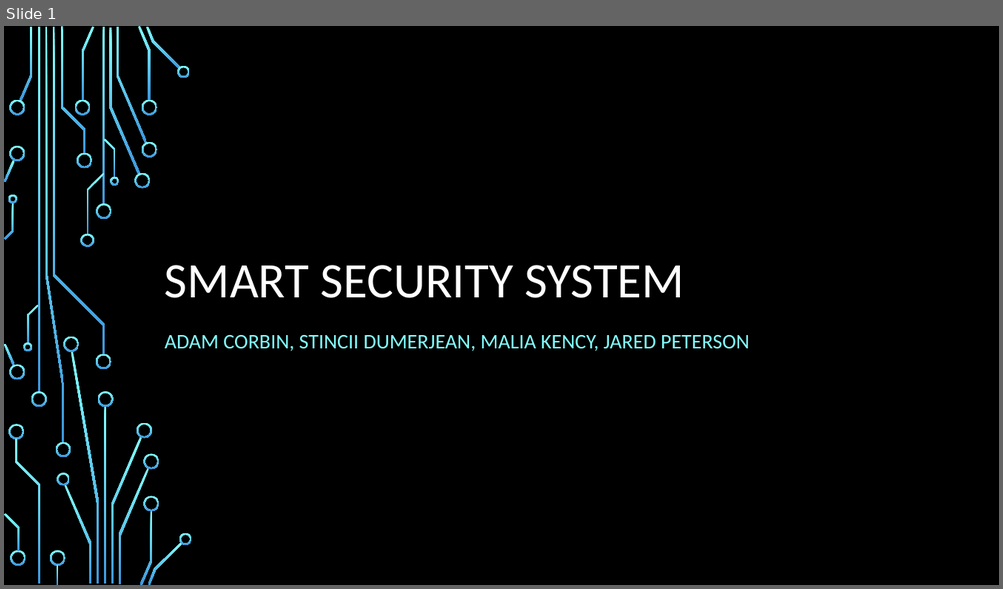
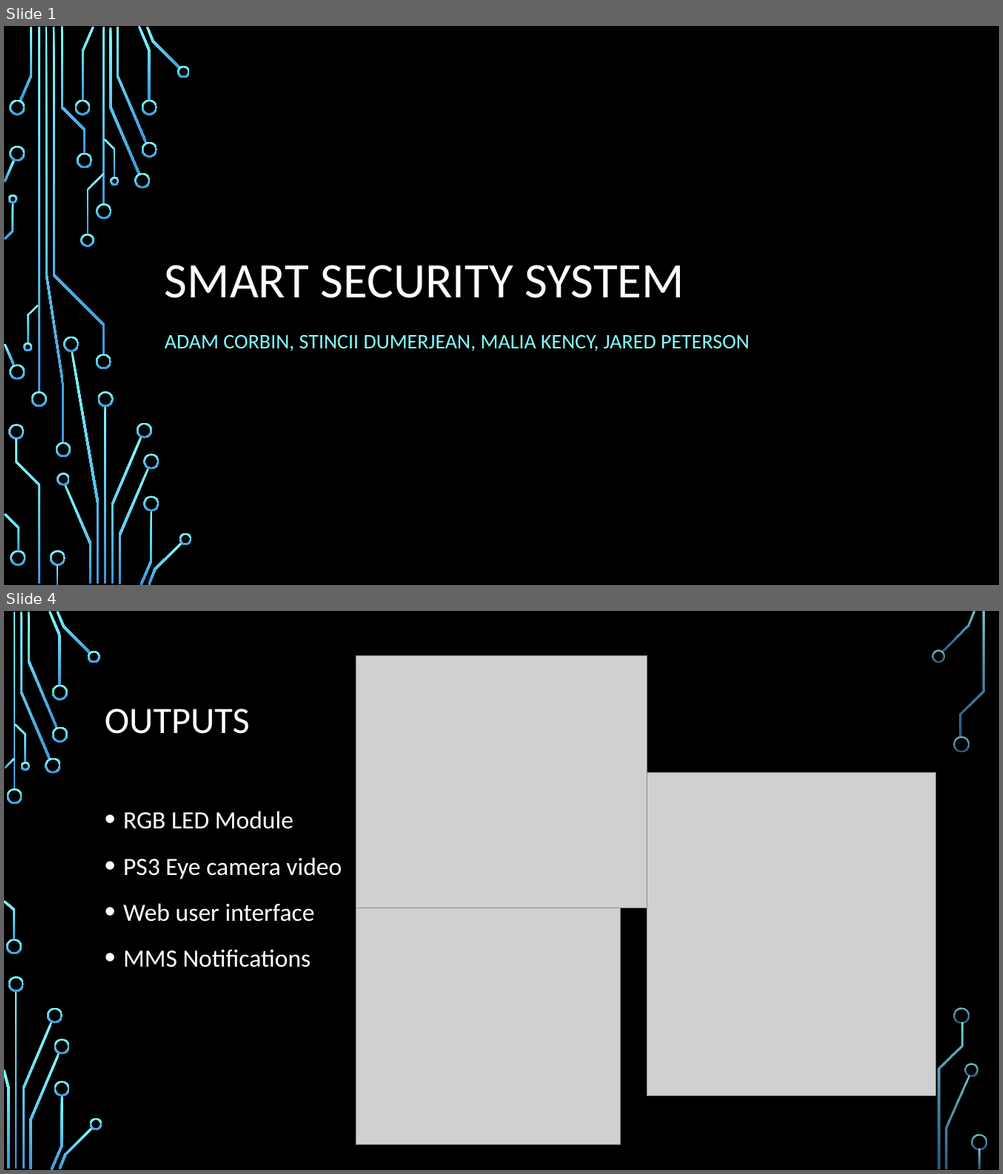
Before and after one commit to AdamCorbinFAUPhD/CEN5035-Software-Engineering-Course-Project, a slide deck: proposal/Smart Security System_presentation.pptx. Shown one above the other, each under a label of ours: slide 1 before the commit, slides 1 and 4 after it; the slides between them are not shown. The pictures are 1003x589 and 1003x1174 pixels, drawn with LibreOffice and Linux fonts; fonts in the diff are those of the drawing; grey boxes stand for pictures; background and template pictures are left out. Boxes give left, top, right and bottom in pixels: in the first picture for what was removed or moved away, otherwise in the second. Text is boxed around its words. In the diff, an @@ line names an element or a change of style, - is before the commit and + after.

```diff
--- a/proposal/Smart Security System_presentation.pptx
+++ b/proposal/Smart Security System_presentation.pptx
@@ slide 4 added at bbox=[4, 611, 999, 1170], background picture (left out) @@
@@ picture added at bbox=[356, 655, 646, 908] @@
@@ title added at bbox=[105, 709, 250, 734], 36 pt, text #FFFFFF @@
+OUTPUTS
@@ picture added at bbox=[647, 772, 936, 1096] @@
@@ text added at bbox=[123, 811, 341, 968], 24 pt, text #FFFFFF @@
+• RGB LED Module
+• PS3 Eye camera video
+• Web user interface
+• MMS Notifications
@@ picture added at bbox=[356, 891, 620, 1145] @@
@@ group added at bbox=[4, 611, 987, 1170]: 33 freeform shapes, 3 rectangles @@
```
Also in this commit, not shown: 1 slide changed, 3 other slides added, 3 slides removed.
